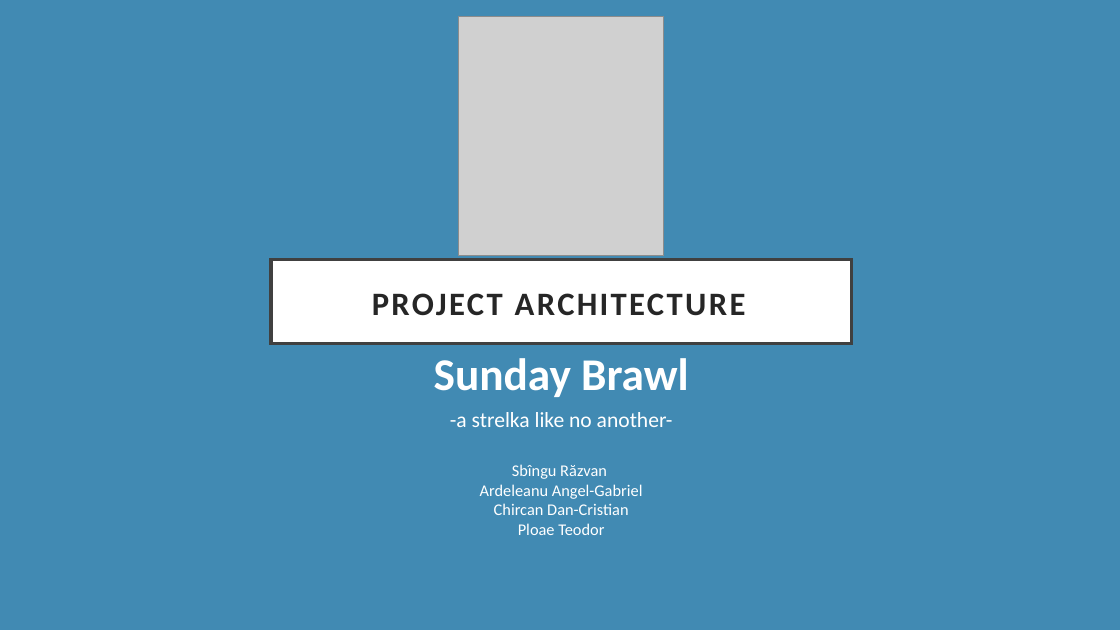
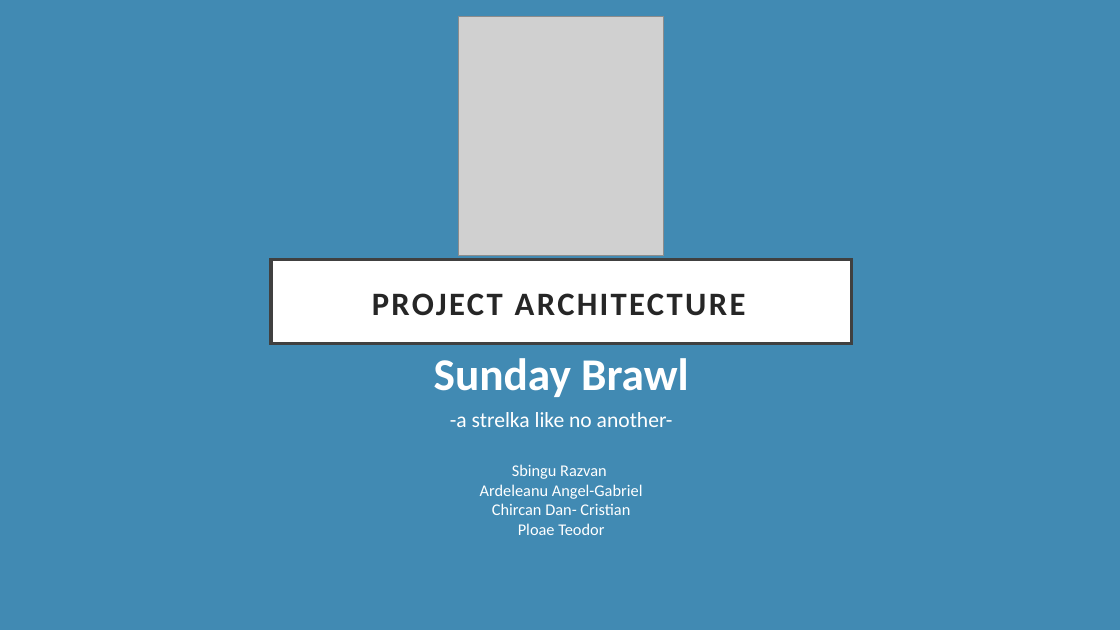
Before and after one commit to chircancristi/rpgANCOWE, a slide deck: slide 1 of presentation/Project architecture.odp. Drawn at 1120x630 pixels with LibreOffice and Linux fonts; fonts in the diff are those of the drawing; grey boxes stand for pictures. Boxes give left, top, right and bottom in pixels: in the first picture for what was removed or moved away, otherwise in the second. Text is boxed around its words. In the diff, an @@ line names an element or a change of style, - is before the commit and + after.

```diff
--- a/presentation/Project architecture.odp
+++ b/presentation/Project architecture.odp
@@ text at bbox=[512, 464, 607, 479]: text changed @@
-Sbîngu Răzvan
+Sbingu Razvan
@@ text at bbox=[492, 503, 630, 515]: spaces changed @@
-Chircan Dan-Cristian
+Chircan Dan- Cristian
```
Also in this commit, not shown: 3 other slides changed, 37 other files.
